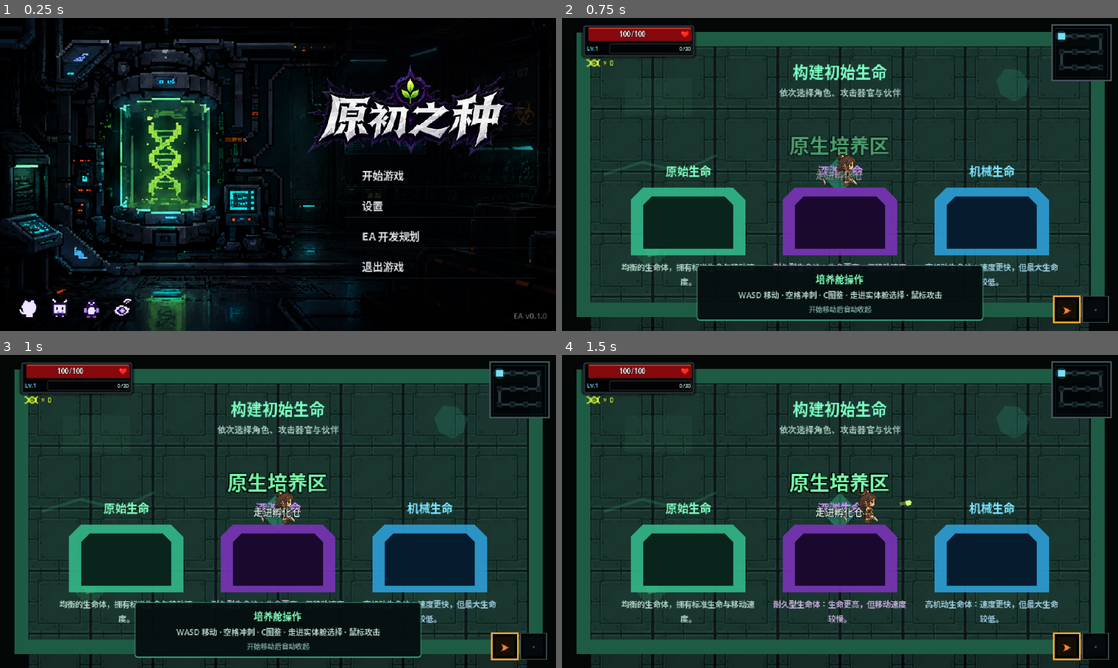
Above: before the commit, frames 1-4 (two rows, left to right).
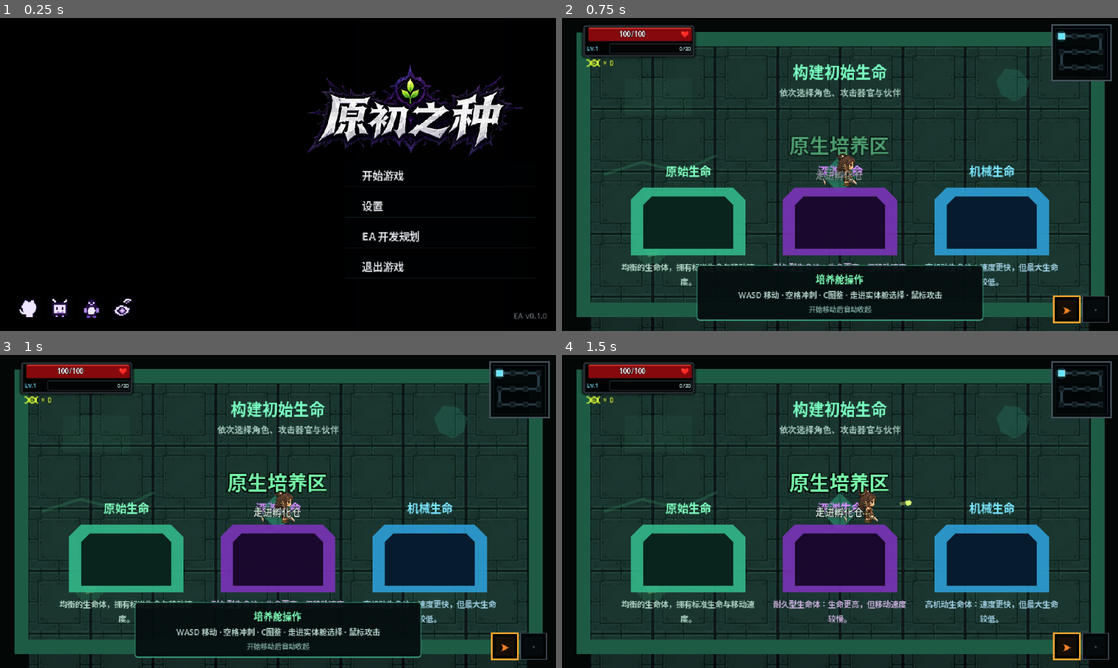
Above: after the commit, the same moments.

Repository: LIJUNCAN1/-Roguelike
Game: Godot game, scene res://scenes/ui/title_screen.tscn
Two runs of this game, one before a commit and one after it. Both use one fixed random seed, a clock stepped at 60 frames per second and the inputs below. Video files are missing from this copy of the repository; at most half a second of black plays in their place.
Inputs (mouse positions are in pixels of both pictures, inside the frame that each line leads up to):
- Up to frame 1 (0.25 s): no input
- Up to frame 2 (0.75 s): click "开始游戏" at 0.5 s
- Up to frame 3 (1 s): no input
- Up to frame 4 (1.5 s): tap Enter (ui_accept) at 1.25 s; move the mouse to (962, 495) at 1.27 s; press the mouse at (962, 495) at 1.28 s; hold D (move_right) from 1.28 s (still down)

The runs differ from the first frame. In frame 1, 22% of the frame differs, in the area x 0-100%, y 0-100%; in frame 2, nothing differs; in frame 3, nothing differs; in frame 4, nothing differs.

Commit message:
feat: use looping video for title background

Diff:
--- a/scenes/ui/title_screen.tscn
+++ b/scenes/ui/title_screen.tscn
@@ -14,6 +14,7 @@
 [ext_resource type="Script" path="res://scripts/ui/tech_menu_button.gd" id="12_tech_button"]
 [ext_resource type="PackedScene" path="res://scenes/ui/settings_panel.tscn" id="13_settings_panel"]
 [ext_resource type="Script" path="res://scripts/ui/tech_settings_panel.gd" id="14_tech_panel"]
+[ext_resource type="VideoStream" path="res://assets/ui/title_background_video.ogv" id="15_background_video"]
 
 [sub_resource type="SystemFont" id="SystemFont_bold"]
 font_names = PackedStringArray("Microsoft YaHei UI", "Noto Sans CJK SC", "Arial")
@@ -152,6 +153,15 @@
 expand_mode = 1
 stretch_mode = 6
 
+[node name="BackgroundVideo" type="VideoStreamPlayer" parent="."]
+offset_right = 640.0
+offset_bottom = 360.0
+mouse_filter = 2
+stream = ExtResource("15_background_video")
+autoplay = true
+expand = true
+loop = true
+
 [node name="Interface" type="CanvasLayer" parent="." unique_id=24458870]
 
 [node name="MenuBackdrop" type="TextureRect" parent="Interface"]
Not shown, added: assets/ui/title_background_video.ogv
